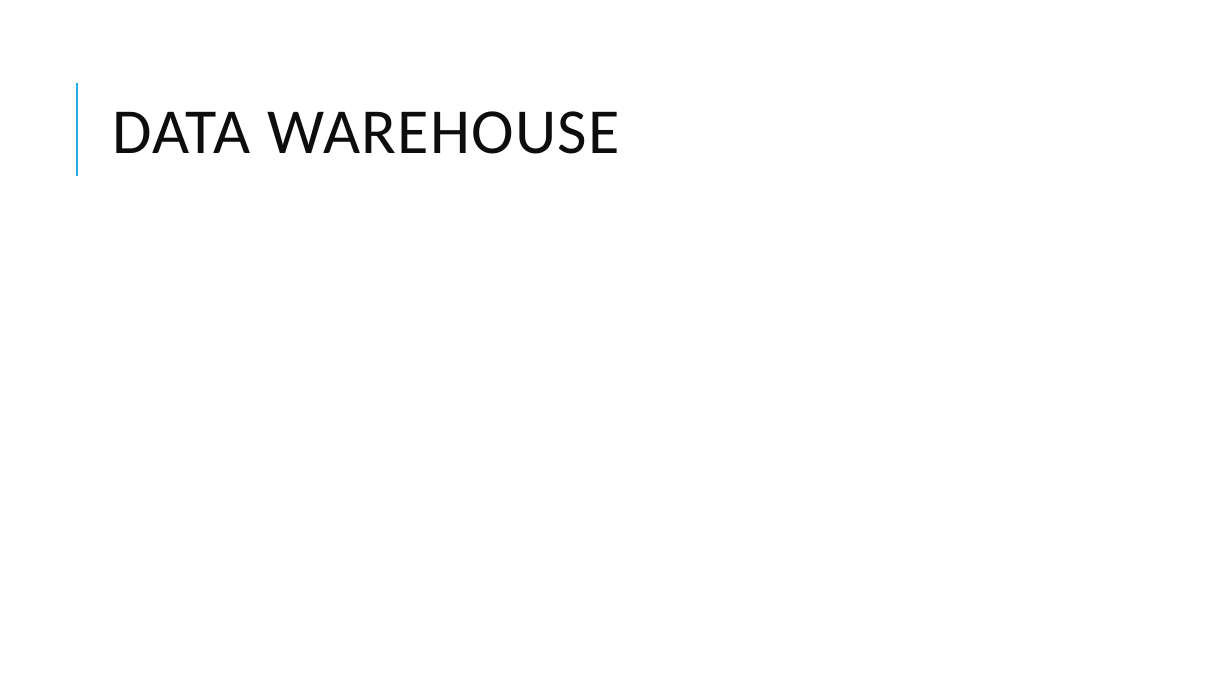
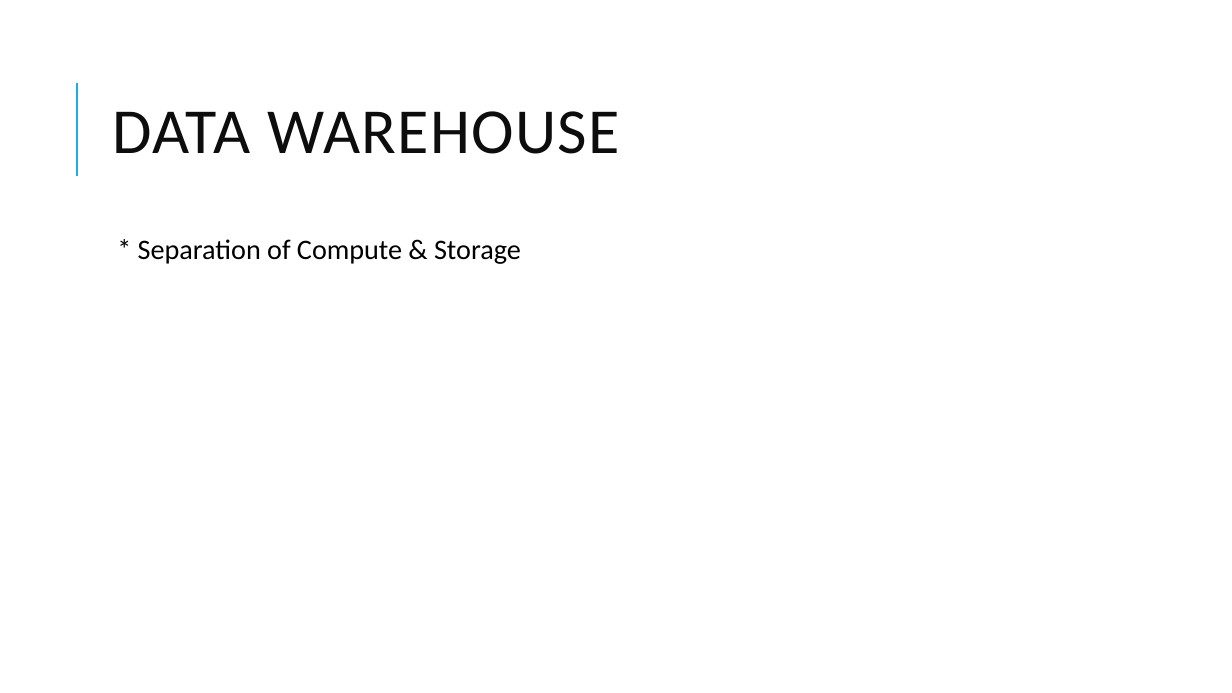
Before and after one commit to dinesarun/common, a slide deck: slide 8 of sessions/GAB 2021/Choosing right Data Service.pptx (slide 7 before the commit). Drawn at 1232x693 pixels with LibreOffice and Linux fonts; fonts in the diff are those of the drawing. Boxes give left, top, right and bottom in pixels: in the first picture for what was removed or moved away, otherwise in the second. Text is boxed around its words. In the diff, an @@ line names an element or a change of style, - is before the commit and + after.

```diff
--- a/sessions/GAB 2021/Choosing right Data Service.pptx
+++ b/sessions/GAB 2021/Choosing right Data Service.pptx
@@ text added at [138,239,521,264], 22 pt, text #000000 @@
+  * Separation of Compute & Storage
```
Also in this commit, not shown: 2 other slides changed, 3 slides added, 1 slide removed.
